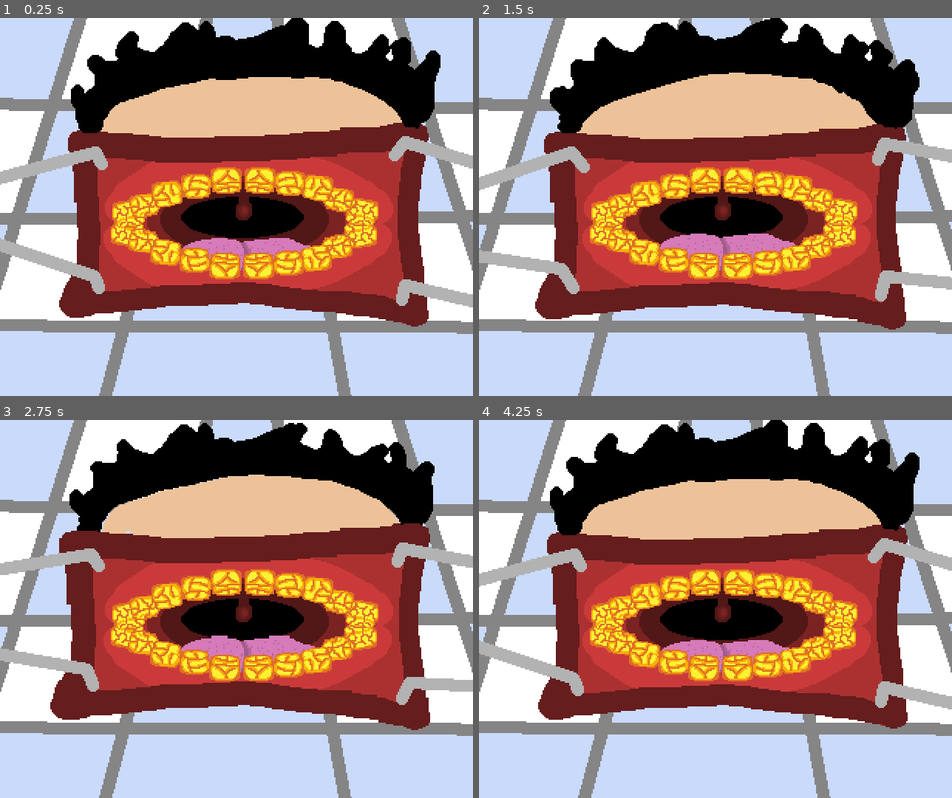
Above: before the commit, frames 1-4 (two rows, left to right).
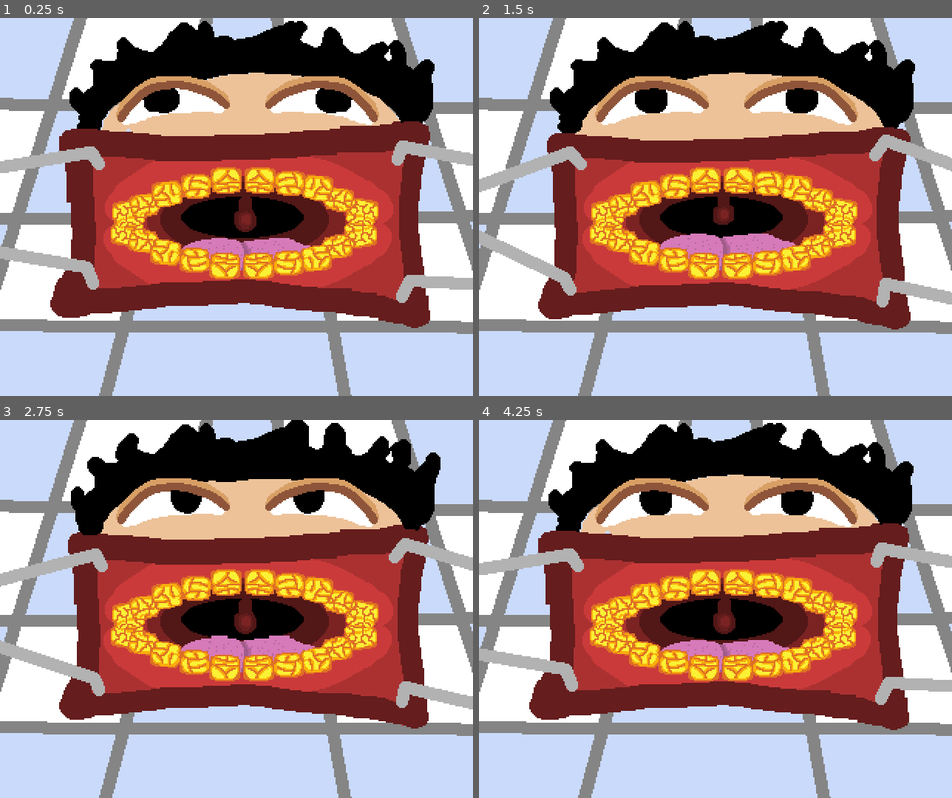
Above: after the commit, the same moments.

Repository: LiquidLemon/dentist-godot
Game: Godot game, scene res://scenes/Game.tscn
Same seed, same stepped clock (60 frames per second), same inputs: the game is played once before the commit and once after it. This scene is started directly instead of the project's main scene.
Inputs:
- Up to frame 1 (0.25 s): no input
- Up to frame 2 (1.5 s): no input
- Up to frame 3 (2.75 s): no input
- Up to frame 4 (4.25 s): no input

The runs differ from the first frame. In frame 1, 9.6% of the frame differs, in the area x 0-100%, y 0-83%; in frame 2, 7.8%; in frame 3, 9.6%; in frame 4, 9.6%.

Commit message:
Append eyes to face

Diff:
--- a/objects/Eye.tscn
+++ b/objects/Eye.tscn
@@ -66,4 +66,6 @@
 
 [node name="AnimatedSprite" type="AnimatedSprite"]
 frames = SubResource( 12 )
-animation = "blink"
+animation = "scroll"
+frame = 4
+playing = true
--- a/scenes/Game.tscn
+++ b/scenes/Game.tscn
@@ -7,6 +7,7 @@
 [ext_resource path="res://sprites/internals.png" type="Texture" id=5]
 [ext_resource path="res://sprites/tongue.png" type="Texture" id=6]
 [ext_resource path="res://objects/Half.tscn" type="PackedScene" id=7]
+[ext_resource path="res://objects/Eye.tscn" type="PackedScene" id=8]
 
 [sub_resource type="AtlasTexture" id=1]
 atlas = ExtResource( 3 )
@@ -136,6 +137,15 @@
 
 [node name="root" type="Node2D"]
 
+[node name="EyeR" parent="." instance=ExtResource( 8 )]
+position = Vector2( 218, 57 )
+z_index = 7
+
+[node name="EyeL" parent="." instance=ExtResource( 8 )]
+position = Vector2( 117, 57 )
+scale = Vector2( -1, 1 )
+z_index = 7
+
 [node name="floor" type="Sprite" parent="."]
 texture = ExtResource( 1 )
 centered = false
@@ -144,7 +154,7 @@
 z_index = 5
 frames = SubResource( 9 )
 animation = "Idle"
-frame = 1
+frame = 3
 playing = true
 centered = false
 
@@ -163,7 +173,7 @@
 position = Vector2( 166, 131 )
 z_index = 2
 frames = SubResource( 20 )
-frame = 3
+frame = 2
 playing = true
 
 [node name="tongue" type="AnimatedSprite" parent="."]
Not shown: 1 places in scenes/Game.tscn that only renumber resources
